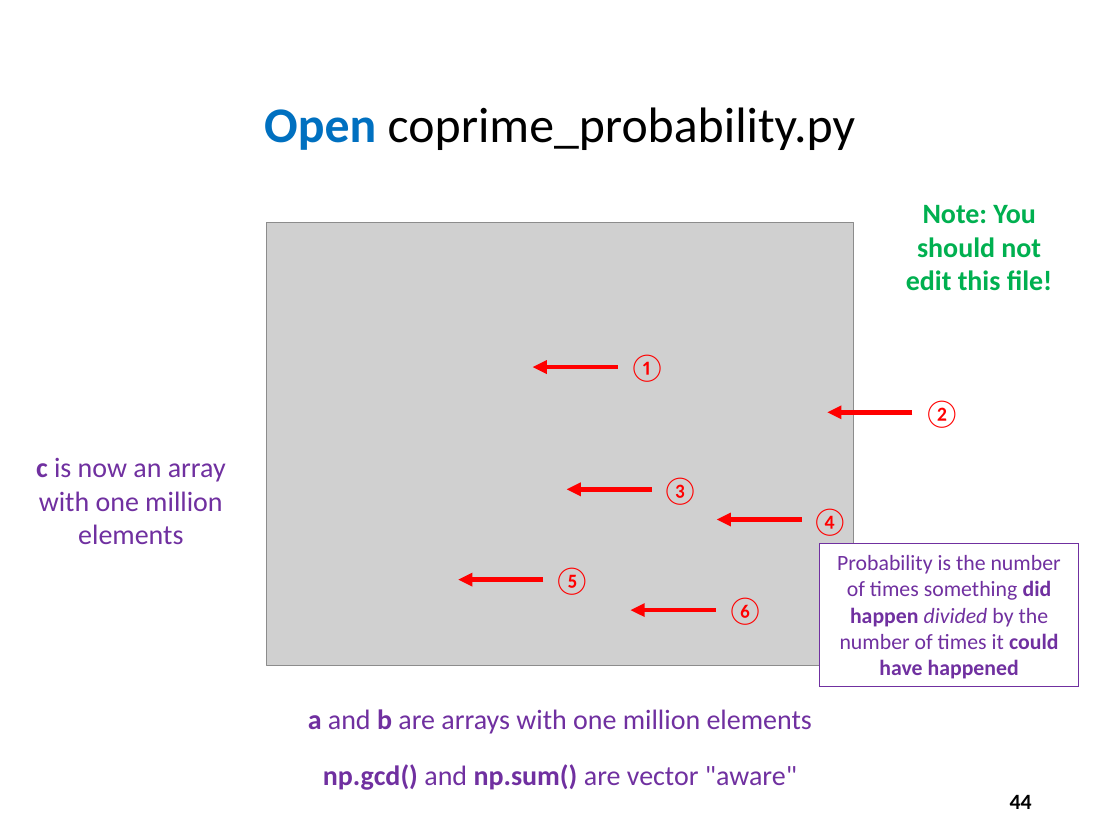
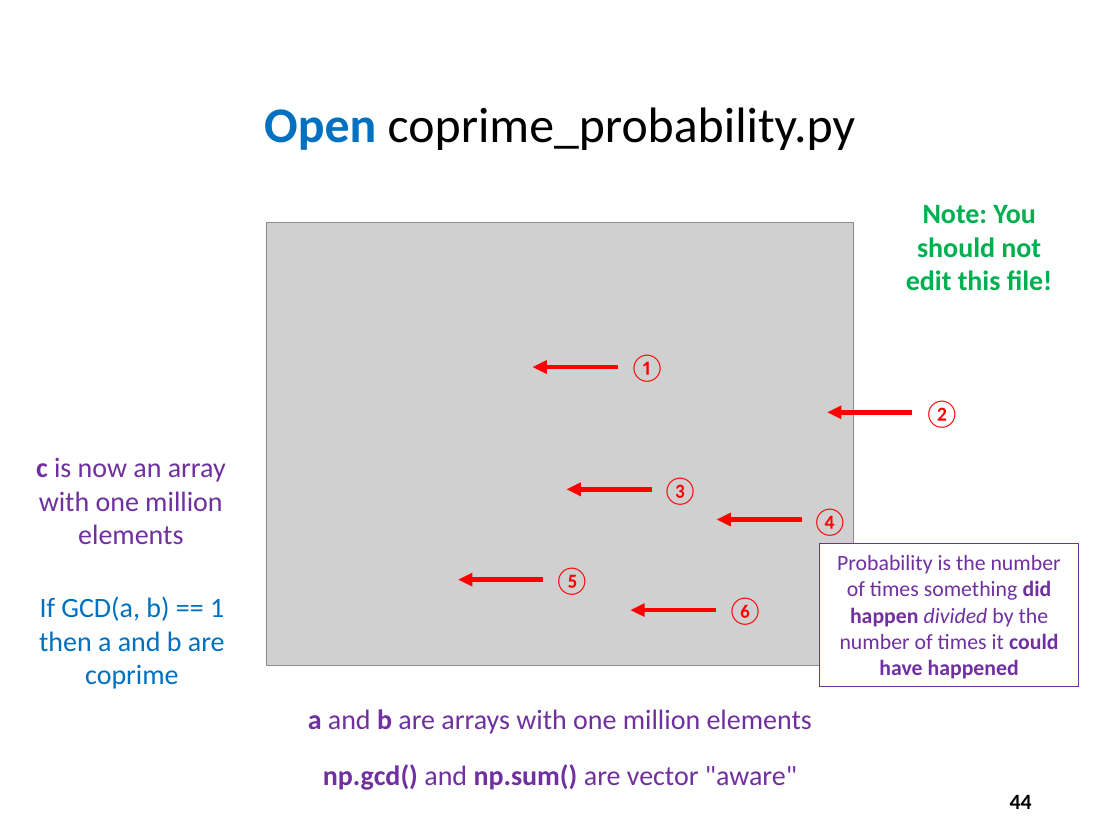
Before and after one commit to dbiersach/scicomp101, a slide deck: slide 44 of Session 03 - Making Line Graphs/Session 03 - Making Line Graphs.pptx. Drawn at 1120x840 pixels with LibreOffice and Linux fonts; fonts in the diff are those of the drawing; grey boxes stand for pictures. Boxes give left, top, right and bottom in pixels: in the first picture for what was removed or moved away, otherwise in the second. Text is boxed around its words. In the diff, an @@ line names an element or a change of style, - is before the commit and + after.

```diff
--- a/Session 03 - Making Line Graphs/Session 03 - Making Line Graphs.pptx
+++ b/Session 03 - Making Line Graphs/Session 03 - Making Line Graphs.pptx
@@ text added at <box>39,596,225,689</box>, 18 pt, text #0070C0 @@
+If GCD(a, b) == 1 then a and b are coprime
```
Also in this commit, not shown: 2 other slides changed.
